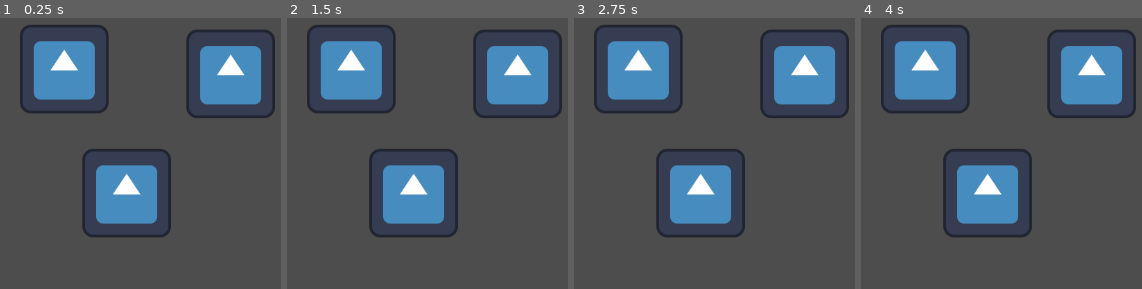
Above: before the commit, frames 1-4 (left to right).
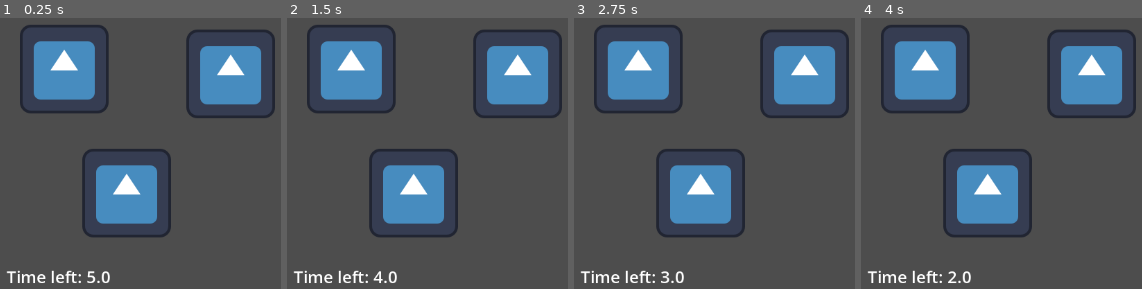
Above: after the commit, the same moments.

Repository: russjohnson09/godot-chess
Game: Godot game, scene res://entry_2.tscn
Same seed, same stepped clock (60 frames per second), same inputs: the game is played once before the commit and once after it. This scene is started directly instead of the project's main scene. The engine's default icon, where the game draws it, is replaced by a stand-in: a white triangle on a blue panel in a dark square.
Inputs:
- Up to frame 1 (0.25 s): no input
- Up to frame 2 (1.5 s): tap Enter at 0.5 s; tap Space at 1.25 s
- Up to frame 3 (2.75 s): tap Enter at 2 s
- Up to frame 4 (4 s): tap Space at 2.75 s; tap Enter at 3.5 s

The runs differ from the first frame. In frame 1, 0.7% of the frame differs, in the area x 2-40%, y 92-98%; in frame 2, 0.7%; in frame 3, 0.7%; in frame 4, 0.7%.

Commit message:
timer update

Diff:
--- /dev/null
+++ b/godot-chess/godot-chess/entry_2.gd
@@ -0,0 +1 @@
+extends Node2D
--- a/godot-chess/godot-chess/entry_2.tscn
+++ b/godot-chess/godot-chess/entry_2.tscn
@@ -1,8 +1,10 @@
 [gd_scene format=3 uid="uid://3sgk3j00ba6k"]
 
 [ext_resource type="Texture2D" uid="uid://bmf82fly5jk5k" path="res://icon.svg" id="1_xj8uq"]
+[ext_resource type="Script" uid="uid://2p2mcqlffuig" path="res://entry_2_timer.gd" id="2_timer"]
 
-[node name="Entry2" type="Node2D" unique_id=1148359173]
+[node name="Entry2" type="Node2D" unique_id=398334256]
+script = ExtResource("2_timer")
 
 [node name="Icon" type="Sprite2D" parent="." unique_id=1057944473]
 position = Vector2(133, 117)
@@ -15,3 +17,18 @@
 [node name="Icon3" type="Sprite2D" parent="." unique_id=286757228]
 position = Vector2(223, 296)
 texture = ExtResource("1_xj8uq")
+
+[node name="TimerLabel" type="Label" parent="." unique_id=245610819]
+offset_left = 50.0
+offset_top = 400.0
+offset_right = 250.0
+offset_bottom = 430.0
+theme_override_font_sizes/font_size = 24
+text = "Time left: 5"
+
+[node name="Timer" type="Timer" parent="." unique_id=35182353]
+wait_time = 5.0
+one_shot = true
+autostart = true
+
+[connection signal="timeout" from="Timer" to="." method="_on_timer_timeout"]
--- /dev/null
+++ b/godot-chess/godot-chess/entry_2_timer.gd
@@ -0,0 +1,11 @@
+extends Node2D
+
+@onready var timer: Timer = $Timer
+@onready var label: Label = $TimerLabel
+
+func _process(_delta: float) -> void:
+	if timer and label:
+		label.text = "Time left: " + str(max(0.0, ceil(timer.time_left)))
+
+func _on_timer_timeout() -> void:
+	get_tree().quit()
Not shown, added: godot-chess/godot-chess/entry_2.gd.uid
Not shown, added: godot-chess/godot-chess/entry_2_timer.gd.uid
Not shown, changed: run.bat
Not shown, changed: run.sh
